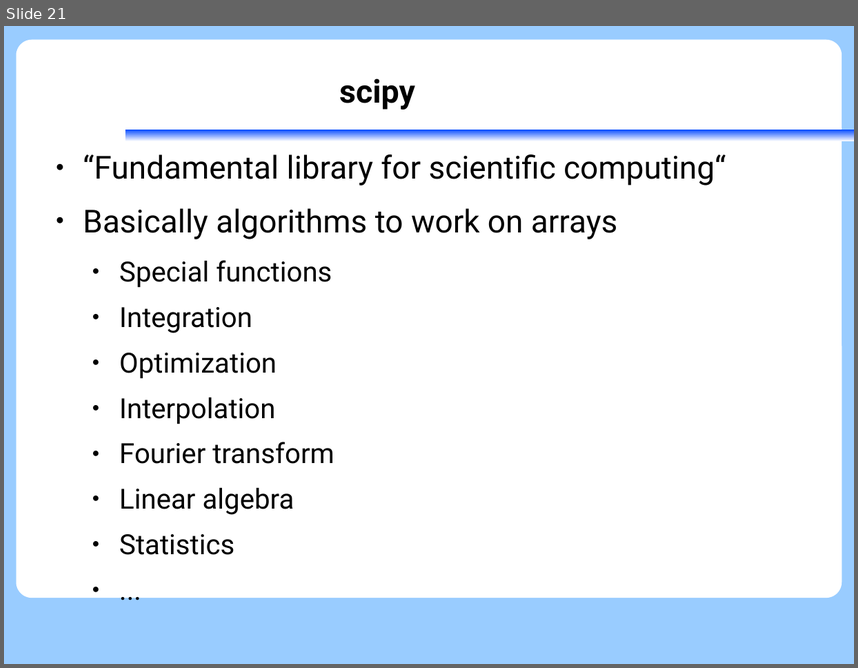
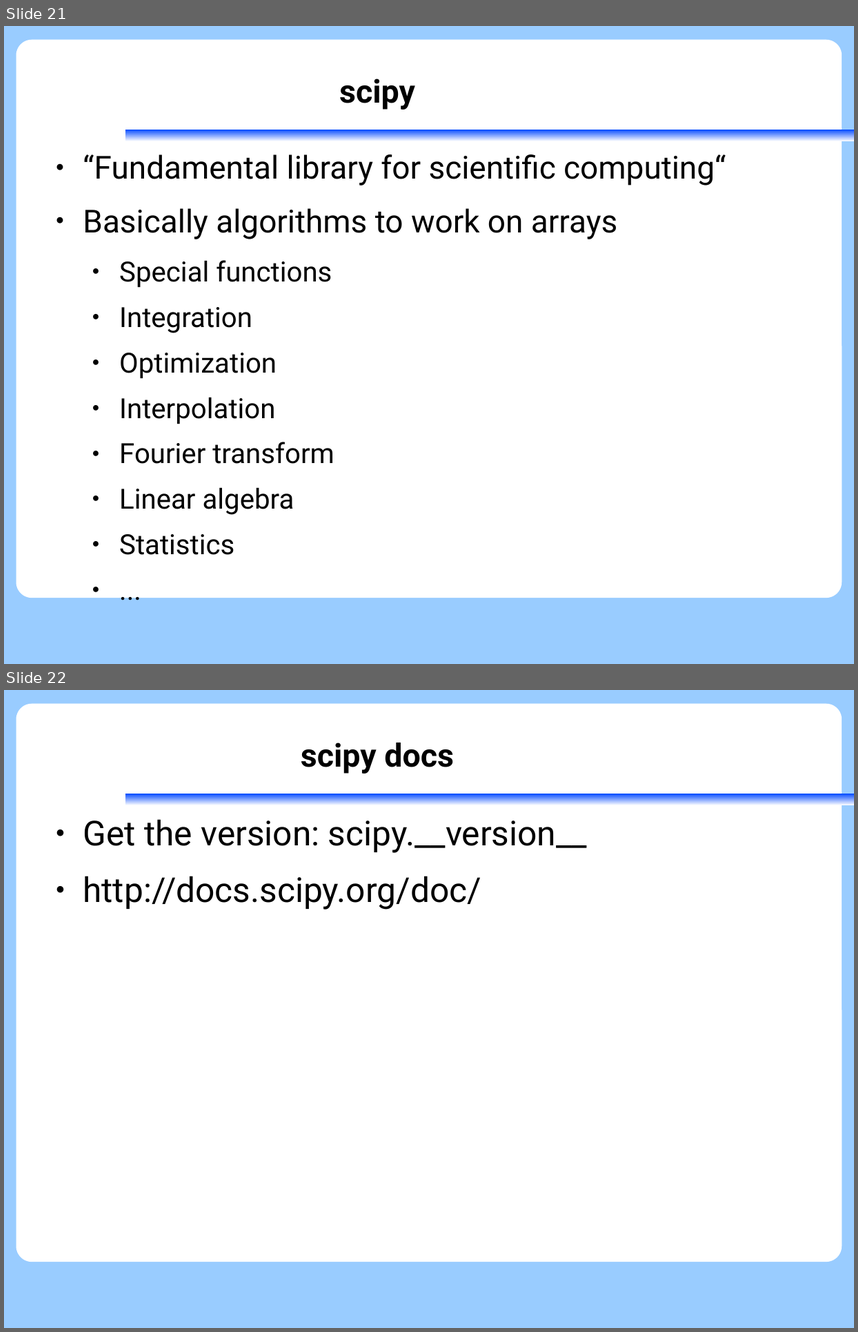
Before and after one commit to KennethNielsen/presentations, a slide deck: python/part2/scipy-matplotlib.odp. Shown one above the other, each under a label of ours: slide 21 before the commit, slides 21 and 22 after it. The pictures are 858x668 and 858x1332 pixels, drawn with LibreOffice and Linux fonts; fonts in the diff are those of the drawing; background and template pictures are left out. Boxes give left, top, right and bottom in pixels: in the first picture for what was removed or moved away, otherwise in the second. Text is boxed around its words. In the diff, an @@ line names an element or a change of style, - is before the commit and + after.

Commit message:
scipy matplotlib last part

```diff
--- a/python/part2/scipy-matplotlib.odp
+++ b/python/part2/scipy-matplotlib.odp
@@ slide 22 added at [4, 690, 854, 1328], background #99CCFF; not listed: 2 template elements that a slide beside it also shows @@
@@ title added at [301, 742, 454, 773], 30 pt, text #000000, bold @@
+scipy docs
@@ text added at [83, 819, 587, 909], 32 pt, text #000000 @@
+● Get the version: scipy.__version__
+● http://docs.scipy.org/doc/
```
Also in this commit, not shown: 8 other slides added, 1 slide removed, 1 other file.
